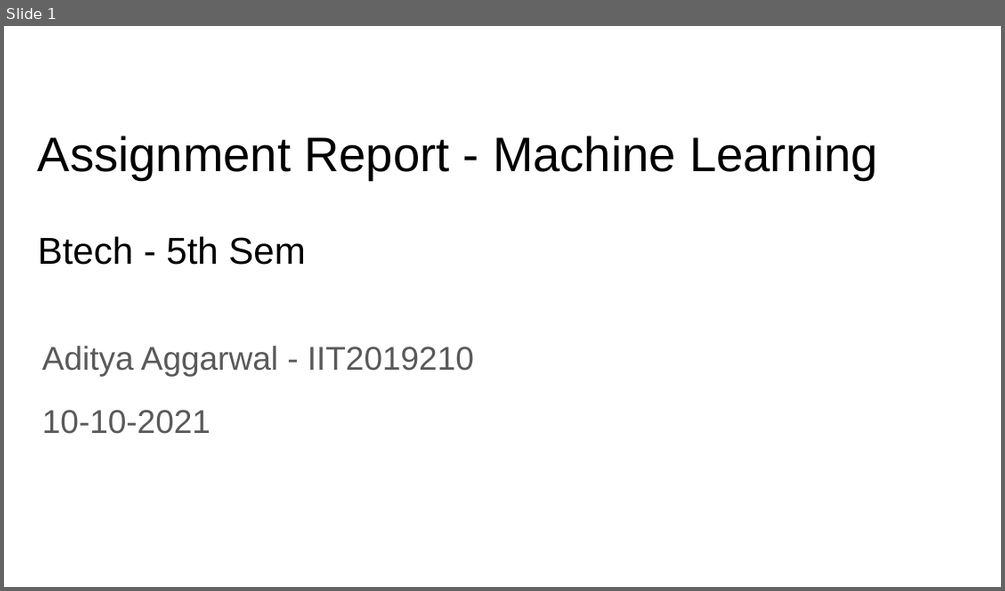
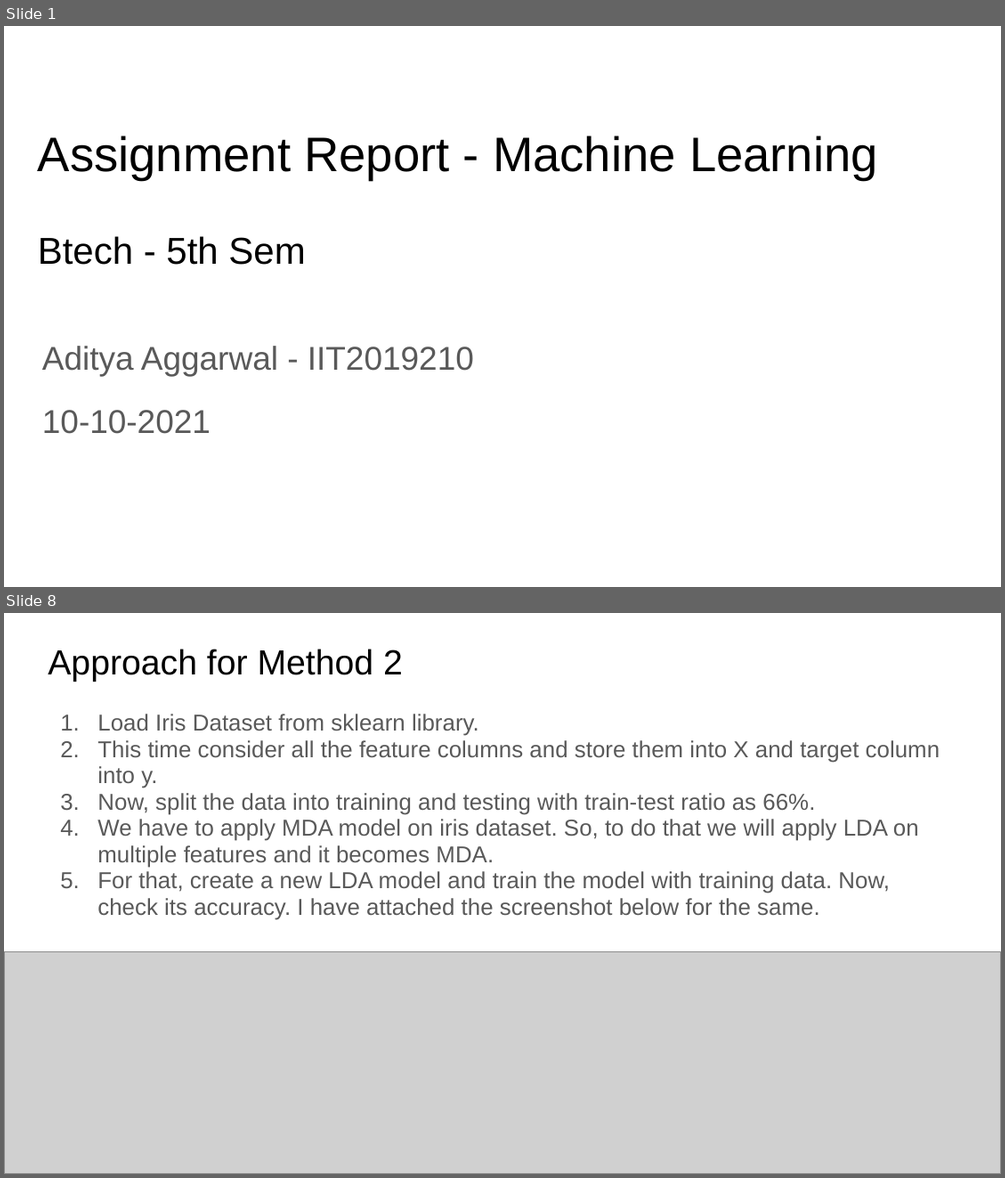
Before and after one commit to Aditya-2001/ML-Assignments-Semester-5, a slide deck: Assignment 8/IIT2019210 - Report.pptx. Shown one above the other, each under a label of ours: slide 1 before the commit, slides 1 and 8 after it; the slides between them are not shown. The pictures are 1005x591 and 1005x1178 pixels, drawn with LibreOffice and Linux fonts; fonts in the diff are those of the drawing; grey boxes stand for pictures. Boxes give left, top, right and bottom in pixels: in the first picture for what was removed or moved away, otherwise in the second. Text is boxed around its words. In the diff, an @@ line names an element or a change of style, - is before the commit and + after.

```diff
--- a/Assignment 8/IIT2019210 - Report.pptx
+++ b/Assignment 8/IIT2019210 - Report.pptx
@@ slide 8 added at box(4, 613, 1001, 1174), background #FFFFFF @@
@@ title added at box(48, 649, 403, 682), 25.2 pt, text #000000 @@
+Approach for Method 2
@@ text added at box(97, 714, 940, 920), 16.6 pt, text #595959 @@
+1. Load Iris Dataset from sklearn library.
+2. This time consider all the feature columns and store them into X and target column into y.
+3. Now, split the data into training and testing with train-test ratio as 66%.
+4. We have to apply MDA model on iris dataset. So, to do that we will apply LDA on multiple features and it becomes MDA.
+5. For that, create a new LDA model and train the model with training data. Now, check its accuracy. I have attached the screenshot below for the same.
@@ picture added at box(4, 952, 1001, 1174) @@
```
Also in this commit, not shown: 1 slide changed, 22 other slides added, 7 slides removed, 4 other files.
